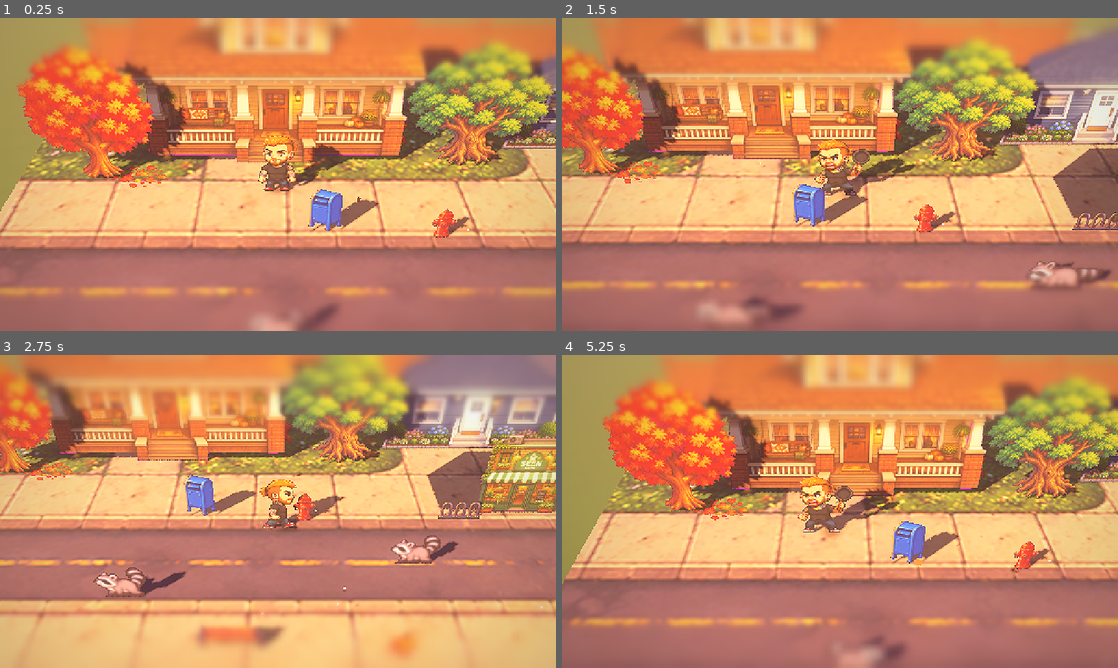
Above: before the commit, frames 1-4 (two rows, left to right).
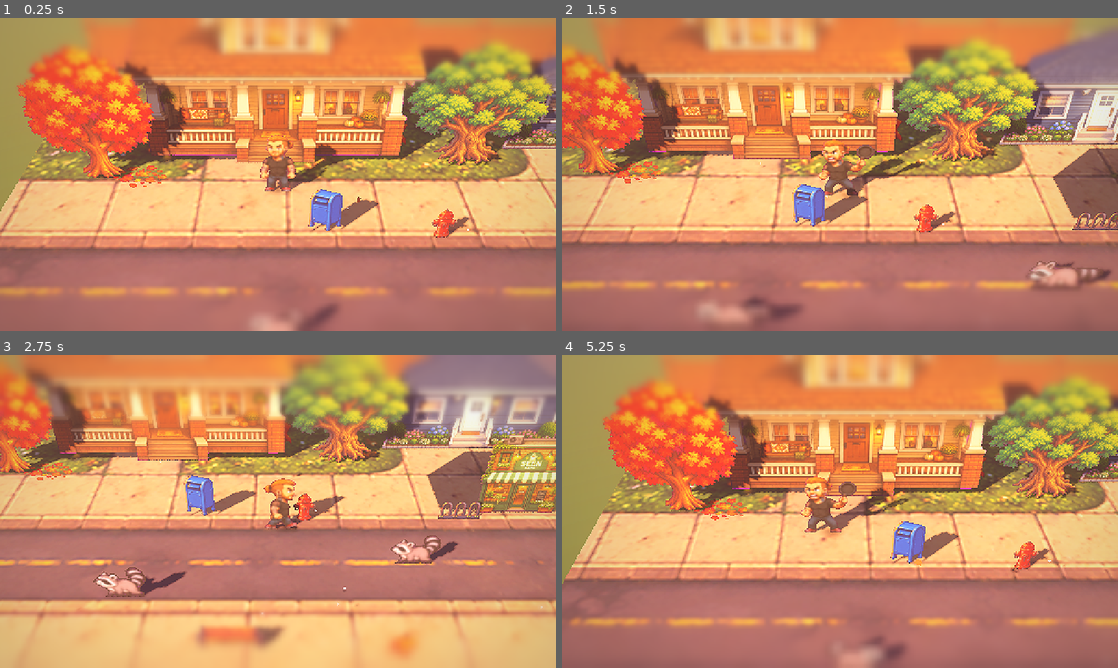
Above: after the commit, the same moments.

Repository: duffpowell-commits/duffquest
Game: Godot game, scene res://town3d.tscn
Same seed, same stepped clock (60 frames per second), same inputs: the game is played once before the commit and once after it.
Inputs:
- Up to frame 1 (0.25 s): no input
- Up to frame 2 (1.5 s): hold D (move_right) 0.53-1.28 s; tap Space (attack) at 0.6 s; hold S (move_down) from 1.28 s (still down); tap J at 1.35 s
- Up to frame 3 (2.75 s): release S (move_down) at 2.03 s; hold D (move_right) from 2.03 s (still down); tap Space (attack) at 2.1 s
- Up to frame 4 (5.25 s): release D (move_right) at 2.78 s; hold W (move_up) 2.78-3.53 s; tap J at 2.85, 4.35 s; hold A (move_left) 3.53-5.03 s; tap Space (attack) at 3.6, 5.1 s; hold S (move_down) from 5.03 s (still down)

The runs differ from the first frame. In frame 1, 1.0% of the frame differs, in the area x 46-63%, y 37-56%; in frame 2, 1.2%; in frame 3, 0.7%; in frame 4, 1.2%, in the area x 42-63%, y 38-57%.

Commit message:
3D spike: hi-detail Duff sheet for close-ups (4x cells) + step-by-step 3D plan
Co-Authored-By: Claude Opus 5.5 <noreply@anthropic.com>
Claude-Session: https://claude.ai/code/session_01V3sbxL1gwLr3XYSzur4WVZ

Diff:
--- a/spike3d/duff3d.gd
+++ b/spike3d/duff3d.gd
@@ -1,5 +1,6 @@
 extends CharacterBody3D
-## Duff in the 3D spike: the shipping 2x sheet (duff_home, 4x4 cells of 128 px) on a camera-facing card.
+## Duff in the 3D spike: a camera-facing card. Default is the hi-detail sheet made for 3D close-ups
+## (duff_home_hd3d, 4x4 cells of 512 px, origin [256, 480]); pass `old` to use the shipping 2x sheet.
 ## Same actions as the 2D game: move_* to walk (8-way), attack (Space/J) to bonk.
 
 signal bonked(at: Vector3, dir: Vector3)
@@ -24,15 +25,18 @@
 	cs.position.y = 0.6
 	add_child(cs)
 	sprite = Sprite3D.new()
-	sprite.texture = load("res://art/duff_home.png")
+	var hd: = not "old" in OS.get_cmdline_user_args()
+	sprite.texture = load("res://art/duff_home_hd3d.png" if hd else "res://art/duff_home.png")
 	sprite.hframes = 4
 	sprite.vframes = 4
 	sprite.centered = false
-	sprite.offset = Vector2(-64, -8)            # sheet origin [64, 120]: feet on the node
-	sprite.pixel_size = U / 4.0
+	# feet on the node: origin [256, 480] of a 512 cell (hd) or [64, 120] of a 128 cell (2x)
+	sprite.offset = Vector2(-256, -32) if hd else Vector2(-64, -8)
+	sprite.pixel_size = U / 16.0 if hd else U / 4.0
 	sprite.billboard = BaseMaterial3D.BILLBOARD_FIXED_Y
 	sprite.alpha_cut = SpriteBase3D.ALPHA_CUT_DISCARD
-	sprite.texture_filter = BaseMaterial3D.TEXTURE_FILTER_NEAREST
+	# hd art is painted at 4x screen size: mipmapped linear keeps it smooth, the 2x pixel sheet stays nearest
+	sprite.texture_filter = BaseMaterial3D.TEXTURE_FILTER_LINEAR_WITH_MIPMAPS_ANISOTROPIC if hd else BaseMaterial3D.TEXTURE_FILTER_NEAREST
 	sprite.shaded = true
 	sprite.double_sided = true
 	sprite.cast_shadow = GeometryInstance3D.SHADOW_CASTING_SETTING_ON
Binary file added: spike3d/art/duff_home_hd3d.png
Not shown, added: spike3d/art/duff_home_hd3d.png.import
Not shown, added: spike3d/PLAN_3D.md
